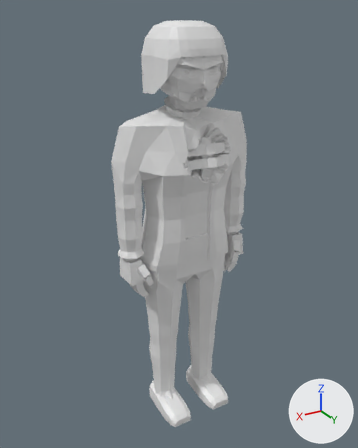
The glTF model assets/models/zombie_office_f_b3.glb as it was, and as the next commit left it.
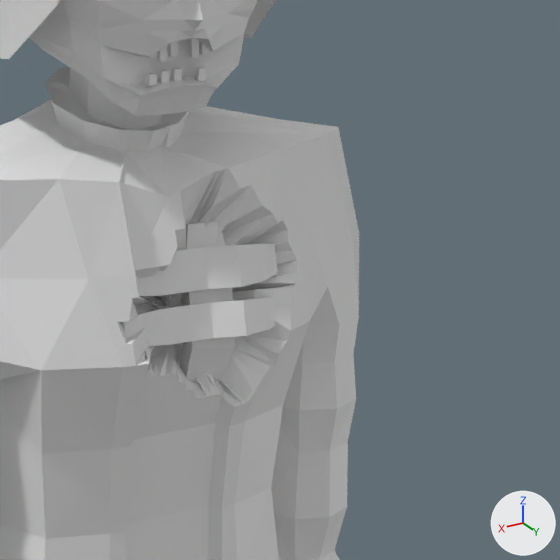
There are two pictures of each version: one whole from a camera (50 mm lens) standing at (1.141, 1.857, 1.956) and looking at (0.014, -0.021, 1.017), one close up on the part from 42% to 84% of the width and 17% to 50% of the height. Every picture has the same lights, and +X, +Y and +Z are marked at lower right. The first two pictures are the older version. Vertices at exactly the same position are counted once.

Names of what the first close-up shows: 'zombie_office_f_b3'.
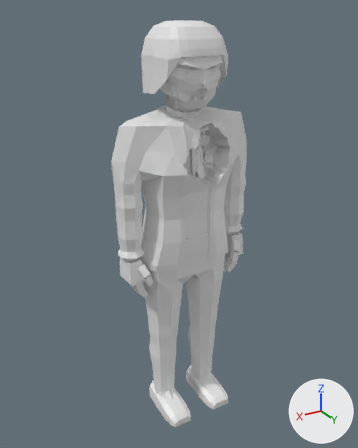
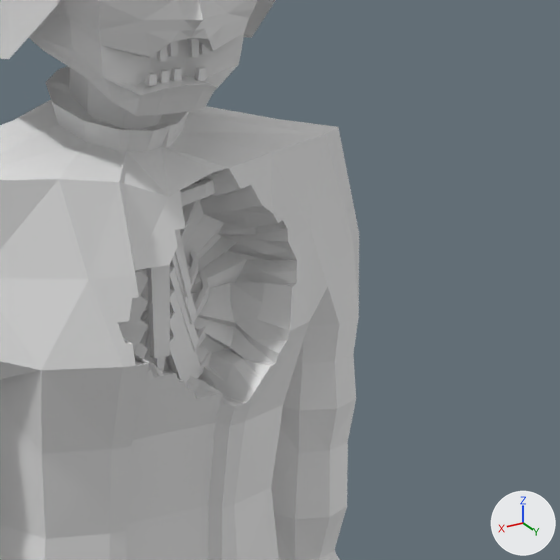
Boxes [x1, y1, x2, y2] around the edits, measured in the close-ups (560 x 560 px):
part 1 of me_zombie_office_f_b3, added (mostly hidden)
    after: [154, 356, 166, 373]
part 2 of me_zombie_office_f_b3, cut back
    both: [118, 168, 297, 406]

Edits to the bpy script that builds the scene:
```text
Change me_zombie_office_f_b3:
    used by ob_zombie_office_f_b3; location = (0.0, 0.0, 0.0)
    remove me_zombie_office_f_b3.from_pydata(...)  # 1979 vertices, 3802 faces; spans x -0.35..0.35, y -0.16..0.2, z 0.0..1.92
    add me_zombie_office_f_b3.from_pydata(...)  # 2387 vertices, 4518 faces; spans x -0.35..0.35, y -0.16..0.2, z 0.0..1.92
    me_zombie_office_f_b3 part 1: the loose piece of 8 vertices spanning x -0.02..0.02, y -0.04..-0.01, z 1.43..1.45 is copied, and the copy is scaled about its middle by (0.22, -0.176, -1.36), then moved by (0.0, 0.11, -0.16); it spans x -0.01..0.01, y 0.08..0.09, z 1.27..1.3
    me_zombie_office_f_b3 part 2: 250 vertices moved from x -0.15..0.09, y 0.03..0.15, z 1.25..1.47 to x -0.17..0.1, y -0.1..0.13, z 1.19..1.5; 1 vertex removed from x -0.03, y 0.08, z 1.29; 393 vertices added at x -0.2..0.2, y -0.09..0.09, z 1.15..1.52
    other edits to the shape of me_zombie_office_f_b3 do not show in these pictures
```
